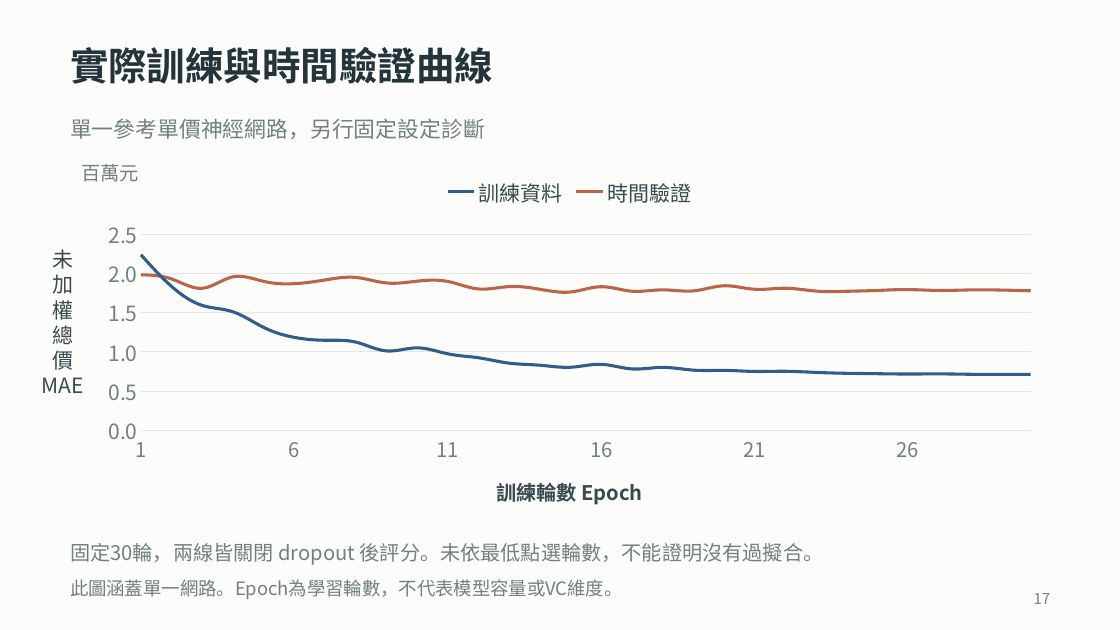
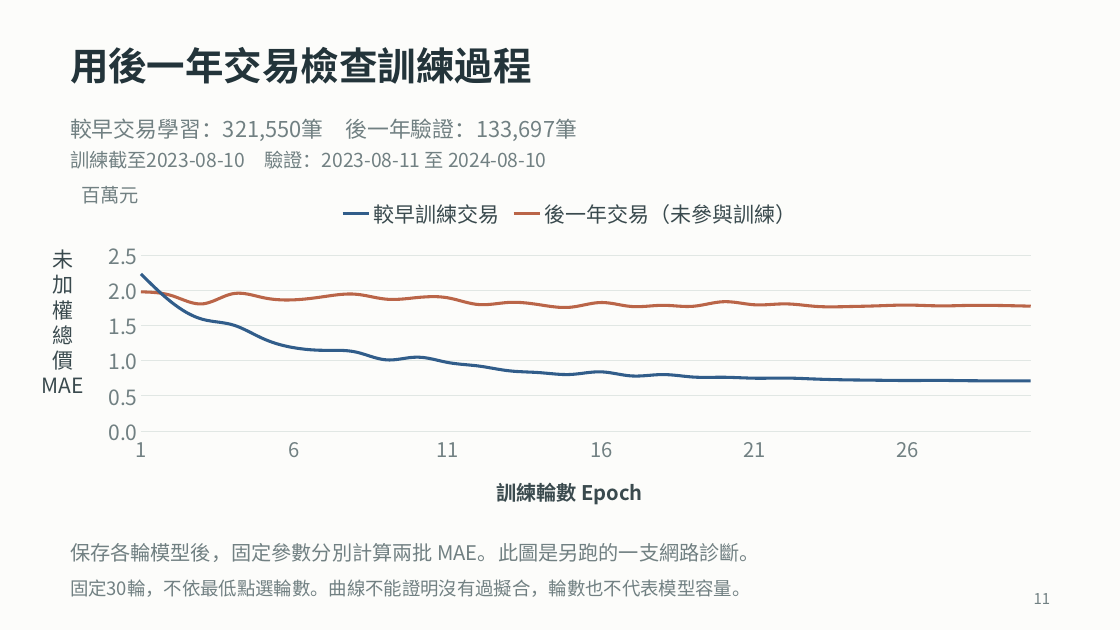
Before and after one commit to ziyi930108/nycu-house-price-regression, a slide deck: slide 11 of teaching/final_presentation/台灣房屋銷售價格預測挑戰賽_上台簡報.pptx (slide 17 before the commit). Drawn at 1120x630 pixels with LibreOffice and Linux fonts; fonts in the diff are those of the drawing. Boxes give left, top, right and bottom in pixels: in the first picture for what was removed or moved away, otherwise in the second. Text is boxed around its words. In the diff, an @@ line names an element or a change of style, - is before the commit and + after.

```diff
--- a/teaching/final_presentation/台灣房屋銷售價格預測挑戰賽_上台簡報.pptx
+++ b/teaching/final_presentation/台灣房屋銷售價格預測挑戰賽_上台簡報.pptx
@@ text at (70,47,532,84): text changed @@
-實際訓練與時間驗證曲線
+用後一年交易檢查訓練過程
@@ text removed at (70,118,485,139) @@
-單一參考單價神經網路，另行固定設定診斷
@@ text added at (70,118,577,141), 18.8 pt, text #718082 @@
+較早交易學習：321,550筆 後一年驗證：133,697筆
@@ text added at (70,151,546,169), 16.5 pt, text #718082 @@
+訓練截至2023-08-10 驗證：2023-08-11 至 2024-08-10
@@ text "百萬元": place and size @@
-text "百萬元" at (81,164,139,182)
+text "百萬元" at (81,186,139,204)
@@ scatter smooth chart at (89,188,1050,527) @@
-訓練資料: (1, 2240000), (2, 1830000), (3, 1590000), (4, 1510000), (5, 1310000), (6, 1190000), (7, 1150000), (8, 1130000), (9, 1010000), (10, 1050000), (11, 980000), (12, 930000), (13, 860000), (14, 830000), (15, 810000), (16, 840000), (17, 780000), (18, 800000), (19, 770000), (20, 770000), (21, 750000), (22, 750000), (23, 740000), (24, 730000), (25, 720000), (26, 720000), (27, 720000), (28, 720000), (29, 710000), (30, 720000)
+較早訓練交易: (1, 2240000), (2, 1830000), (3, 1590000), (4, 1510000), (5, 1310000), (6, 1190000), (7, 1150000), (8, 1130000), (9, 1010000), (10, 1050000), (11, 980000), (12, 930000), (13, 860000), (14, 830000), (15, 810000), (16, 840000), (17, 780000), (18, 800000), (19, 770000), (20, 770000), (21, 750000), (22, 750000), (23, 740000), (24, 730000), (25, 720000), (26, 720000), (27, 720000), (28, 720000), (29, 710000), (30, 720000)
-時間驗證: (1, 1980000), (2, 1930000), (3, 1810000), (4, 1950000), (5, 1900000), (6, 1870000), (7, 1920000), (8, 1950000), (9, 1880000), (10, 1900000), (11, 1900000), (12, 1800000), (13, 1830000), (14, 1800000), (15, 1760000), (16, 1830000), (17, 1770000), (18, 1790000), (19, 1780000), (20, 1840000), (21, 1800000), (22, 1810000), (23, 1770000), (24, 1770000), (25, 1780000), (26, 1790000), (27, 1780000), (28, 1790000), (29, 1790000), (30, 1780000)
+後一年交易（未參與訓練）: (1, 1980000), (2, 1930000), (3, 1810000), (4, 1950000), (5, 1900000), (6, 1870000), (7, 1920000), (8, 1950000), (9, 1880000), (10, 1900000), (11, 1900000), (12, 1800000), (13, 1830000), (14, 1800000), (15, 1760000), (16, 1830000), (17, 1770000), (18, 1790000), (19, 1780000), (20, 1840000), (21, 1800000), (22, 1810000), (23, 1770000), (24, 1770000), (25, 1780000), (26, 1790000), (27, 1780000), (28, 1790000), (29, 1790000), (30, 1780000)
@@ scatter smooth chart: place and size @@
-scatter smooth chart at (89,166,1050,527)
+scatter smooth chart at (89,188,1050,527)
@@ text added at (70,543,760,562), 17.2 pt, text #718082 @@
+保存各輪模型後，固定參數分別計算兩批 MAE。此圖是另跑的一支網路診斷。
@@ text at (70,579,751,597): text changed; size 17.2 to 15.8 pt @@
-固定30輪，兩線皆關閉 dropout 後評分。未依最低點選輪數，不能證明沒有過擬合。
+固定30輪，不依最低點選輪數。曲線不能證明沒有過擬合，輪數也不代表模型容量。
@@ text removed at (70,579,623,599) @@
-此圖涵蓋單一網路。Epoch為學習輪數，不代表模型容量或VC維度。
@@ text at (1034,593,1051,604): text changed @@
-17
+11
```
Also in this commit, not shown: 5 other slides changed, 3 slides added, 9 slides removed, 25 other files.
